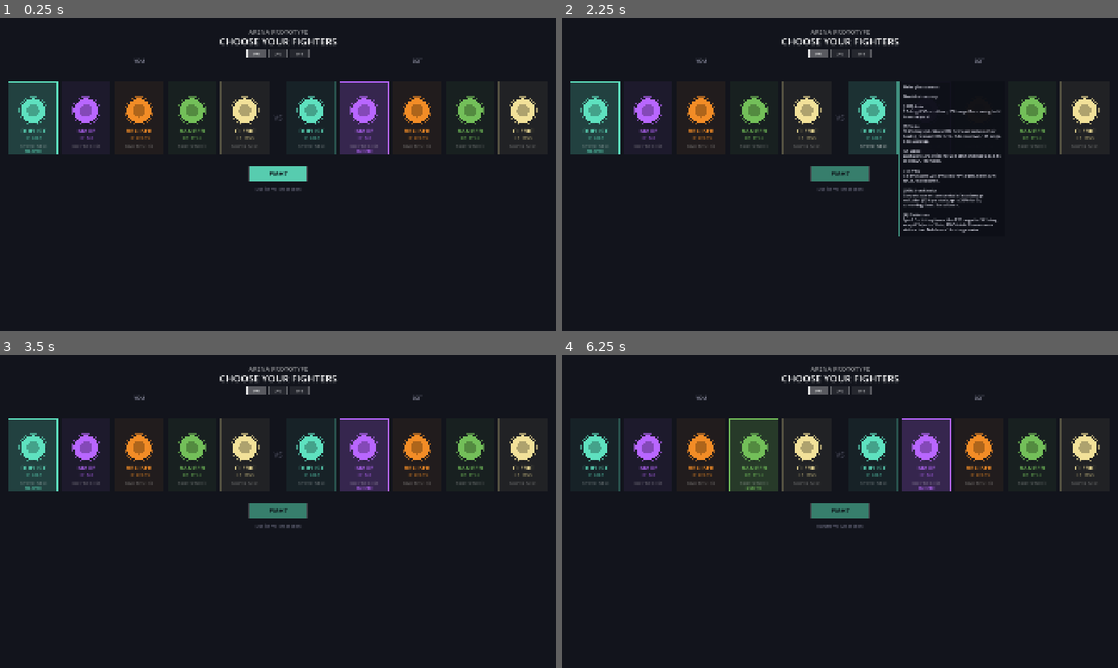
Above: before the commit, frames 1-4 (two rows, left to right).
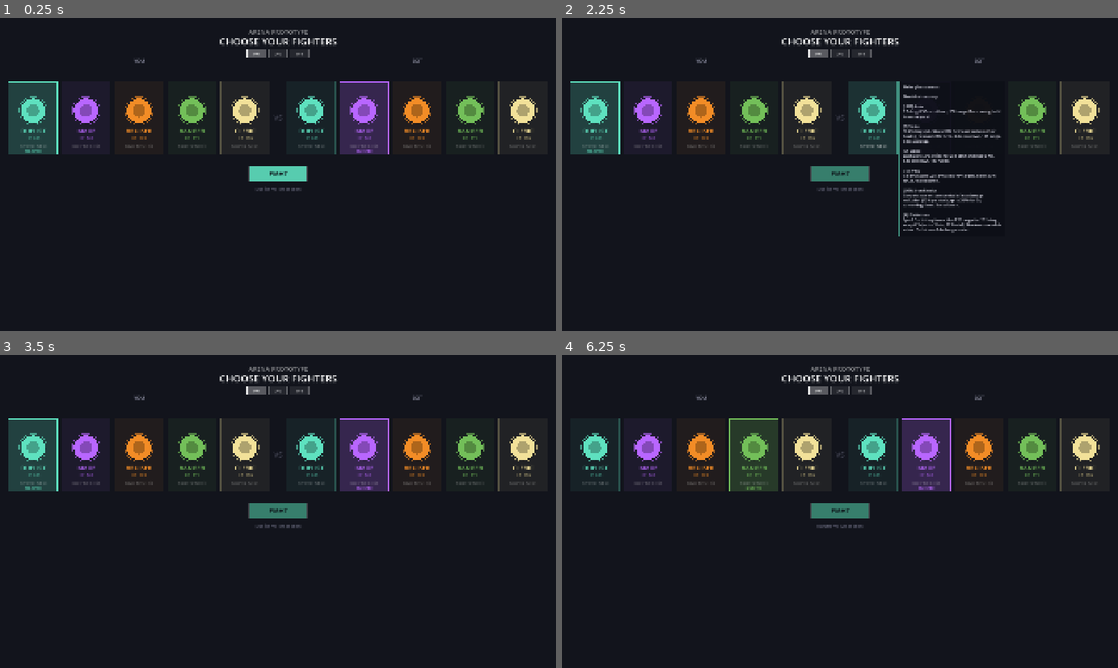
Above: after the commit, the same moments.

Repository: johnWard12/arena-game-godot
Game: Godot game, scene res://scenes/CharSelect.tscn
The game is run twice, just before and just after one commit, with the same random seed, the same clock (stepped at 60 frames per second) and the same inputs.
Inputs (mouse positions are in pixels of both pictures, inside the frame that each line leads up to):
- Up to frame 1 (0.25 s): no input
- Up to frame 2 (2.25 s): tap Enter at 0.5, 2 s; move the mouse to (962, 158) at 0.52 s; hold D 0.53-1.25 s; tap Backspace at 0.6 s; click (962, 158) at 0.67 s; tap Space at 0.77, 1.25 s; drag from (728, 190) to (812, 237) at 1.27 s; move the mouse to (895, 105) at 2.02 s; hold D from 2.03 s (still down); tap E at 2.1 s
- Up to frame 3 (3.5 s): tap Backspace at 2.3 s; release D at 2.75 s; tap Space at 2.75 s; drag from (250, 574) to (111, 464) at 2.77 s
- Up to frame 4 (6.25 s): tap Enter at 3.5 s; move the mouse to (1006, 558) at 3.52 s; hold A 3.53-4.25 s; tap F at 3.6 s; tap Space at 3.77, 4.25 s; tap Backspace at 3.8, 5.3 s; drag from (673, 464) to (756, 433) at 4.27 s; move the mouse to (867, 511) at 5.02 s; hold S 5.03-5.75 s; tap R at 5.1 s; click (867, 511) at 5.17 s; drag from (756, 433) to (728, 527) at 5.77 s

The runs differ from the first frame. In frame 1, 0.2% of the frame differs, in the area x 4-96%, y 37-39%; in frame 2, 0.4%, in the area x 4-96%, y 37-69%; in frame 3, 0.2%; in frame 4, 0.2%.

Commit message:
Duelist tuning (Lunge stun, Strike CD/heal-reduce, Bladestorm nerf) + HP rounding fix
Duelist: Lunge stun 0.5s -> 0.75s, Strike cooldown 1.8s -> 2.5s, Strike's
healing-reduction debuff 30% -> 25%, Bladestorm damage cut 15% from
current (20.1 -> 17.1), partially rolling back last round's broad +15%
pass specifically for the ultimate.

Root-cause fix for "killing blow doesn't show 0 health": deal_damage() and
heal() apply percentage multipliers (dmg_reduction, outgoing_dmg_mult,
heal_dampen_mult, healing_reduction_mult, bond splits) that almost always
produce a fractional result, and this session's earlier HP/healing scaling
introduced fractional base numbers on top of that (202.5 max HP, 12.65
damage, etc). Together, a "lethal" hit would often leave a tiny fractional
HP remainder instead of landing exactly on 0 — the target genuinely wasn't
dead yet, just very nearly so, and the health bar was correctly showing
that sliver. Fixed at the root: both deal_damage() and heal() now round
their final HP change to a whole number before applying it, and all 5
classes' max HP was rounded to a clean whole number (Duelist 203, Bruiser
223, Ranger/Cleric 176, Mage unchanged at 162). Verified headlessly that
HP now stays whole through repeated hits even with damage reduction active
(the exact scenario that used to fraction it), and a killing blow lands
exactly on 0.0.

Validated (30 matches/pairing, 1v1 + team comps, 750+ matches) — no
crashes. Duelist eased 85.0% -> 82.9% as expected from the Strike
cooldown/Bladestorm nerfs offsetting some of last round's damage gains,
though individual matchup lines were noisy at this sample size (Duelist
vs Bruiser and Bruiser vs Duelist — nominally the same matchup — landed at
46.7% and 20% respectively, illustrating how much variance exists at
n=30). Mage and Ranger were essentially unchanged (28.7%->28.3%,
0.8%->0.8%), confirming the HP-rounding fix is balance-neutral as
intended — it's a precision fix, not a numbers change.

Co-Authored-By: Claude Sonnet 5 <noreply@anthropic.com>

Diff:
--- a/godot_project/scripts/BruiserEntity.gd
+++ b/godot_project/scripts/BruiserEntity.gd
@@ -1,7 +1,7 @@
 extends "res://scripts/Entity.gd"
 class_name BruiserEntity
 
-const BRUISER_MAX_HP     = 222.75
+const BRUISER_MAX_HP     = 223.0
 const BRUISER_MAX_SPEED  = 370.0
 const BRUISER_ACCEL      = 2800.0
 const BRUISER_FRICTION   = 1400.0
--- a/godot_project/scripts/CharSelect.gd
+++ b/godot_project/scripts/CharSelect.gd
@@ -46,15 +46,15 @@
 		"label": "DUELIST",
 		"color": MELEE_COLOR,
 		"key":   "melee",
-		"hp":    "HP  202.5",
+		"hp":    "HP  203",
 		"lines": ["Melee glass cannon.", "Blood-lust on parry.", "", "Auto       LMB", "Strike     E", "Lunge      Q", "Throw      F", "Iron Resolve Shift", "Bladestorm R"],
 		"ability_descs": [
 			"7.5 dmg. 0.55s cooldown, 150 range. Basic swing, hold to auto-repeat.",
-			"17.25 dmg stab. Slows 30% for 2s and reduces their healing received 30% for 3s. 1.8s cooldown, 145 range, 0.09s wind-up.",
-			"Dash up to 270, strike for 29.3 dmg and stun 0.5s. 6.5s cooldown, 150 range.",
+			"17.25 dmg stab. Slows 30% for 2s and reduces their healing received 25% for 3s. 2.5s cooldown, 145 range, 0.09s wind-up.",
+			"Dash up to 270, strike for 29.3 dmg and stun 0.75s. 6.5s cooldown, 150 range.",
 			"9.5 dmg (up to 22.15 vs a low-HP target). Slows 30% for 2s. 4s cooldown.",
 			"Converts current combo stacks into damage reduction (10% per stack, up to 30%) for 3s, consuming them. 9s cooldown.",
-			"Spin 1.5s, hitting foes within 170 range for 20.1 dmg every 0.3s (up to 5 hits, 100.5 total). Slow-immune while active. Builds on a 14s charge meter.",
+			"Spin 1.5s, hitting foes within 170 range for 17.1 dmg every 0.3s (up to 5 hits, 85.5 total). Slow-immune while active. Builds on a 14s charge meter.",
 		]
 	},
 	{
@@ -76,7 +76,7 @@
 		"label": "BRUISER",
 		"color": BRUISER_COLOR,
 		"key":   "bruiser",
-		"hp":    "HP  222.75",
+		"hp":    "HP  223",
 		"lines": ["Tanky melee brawler.", "CC chains + survive.", "", "Smash      LMB", "Shatter    E", "Tremor     Q", "Warcry     F", "Unbreakable Shift", "Seismic Slam R"],
 		"ability_descs": [
 			"2.7 dmg. 0.7s cooldown, 167 range. Basic swing, hold to auto-repeat.",
@@ -91,7 +91,7 @@
 		"label": "RANGER",
 		"color": RANGER_COLOR,
 		"key":   "ranger",
-		"hp":    "HP  175.5",
+		"hp":    "HP  176",
 		"lines": ["Mobile skirmisher.", "Kite, snare, vanish.", "", "QuickShot  LMB", "Pierce     E", "Snare      Q", "Disengage  F", "Camouflage Shift", "Rain of Arrows R"],
 		"ability_descs": [
 			"7.5 dmg. 0.5s cooldown. Landing shots builds Momentum: +4% move speed per stack (up to 5), resets on a miss.",
@@ -106,7 +106,7 @@
 		"label": "CLERIC",
 		"color": CLERIC_COLOR,
 		"key":   "cleric",
-		"hp":    "HP  175.5",
+		"hp":    "HP  176",
 		"lines": ["Team support/healer.", "Protects & empowers allies.", "", "Smite      LMB", "Mending    E", "Consecrate Q", "Purify     F", "Guardian Ward Shift", "Guardian's Bond R"],
 		"ability_descs": [
 			"6 dmg holy bolt. 0.6s cooldown. Builds combo stacks (boosts your healing, not damage).",
--- a/godot_project/scripts/ClericEntity.gd
+++ b/godot_project/scripts/ClericEntity.gd
@@ -4,7 +4,7 @@
 # threat alone. Every ally-targeted ability falls back to self when no
 # ally is close enough (or in 1v1, ever), via get_lowest_hp_ally().
 
-const CLERIC_MAX_HP = 175.5
+const CLERIC_MAX_HP = 176.0
 
 # LMB — Smite: fast holy bolt poke, builds combo stacks on hit
 const SMITE_CD     = 0.6
--- a/godot_project/scripts/Entity.gd
+++ b/godot_project/scripts/Entity.gd
@@ -18,13 +18,13 @@
 
 const A1_CAST = 0.09
 const A1_RECOVERY = 0.13
-const A1_CD = 1.8
+const A1_CD = 2.5
 const A1_DMG = 17.25
 const A1_RANGE = 145.0
 const A1_SLOW_DUR = 2.0
 const A1_SLOW_PCT = 0.30
 const A1_HEAL_REDUCE_DUR = 3.0
-const A1_HEAL_REDUCE_PCT = 0.30
+const A1_HEAL_REDUCE_PCT = 0.25
 
 const A2_CAST = 0.14
 const A2_RECOVERY = 0.22
@@ -34,6 +34,7 @@
 const A2_RANGE = 150.0
 const A2_LUNGE_DIST = 270.0
 const A2_LUNGE_DUR = 0.13
+const A2_STUN_DUR = 0.75
 
 const ULT_CAST = 0.45
 const ULT_RECOVERY = 0.3
@@ -89,7 +90,7 @@
 # Bladestorm (Duelist R)
 const BLADESTORM_DUR          = 1.5
 const BLADESTORM_HIT_INTERVAL = 0.30
-const BLADESTORM_DMG          = 20.1
+const BLADESTORM_DMG          = 17.1
 const BLADESTORM_RANGE        = 170.0
 
 # Iron Resolve (Duelist Shift) — converts current combo stacks into a
@@ -125,8 +126,8 @@
 var lunge_speed := 0.0
 var lunge_reach := 0.0
 
-var hp := 202.5
-var max_hp := 202.5
+var hp := 203.0
+var max_hp := 203.0
 var alive := true
 
 var casting = null
@@ -938,6 +939,13 @@
 		var shared = amount * target.bond_split_pct
 		amount -= shared
 		shared *= (1.0 - partner.dmg_reduction)
+		# Rounded to a whole number right before it touches hp — percentage
+		# reductions (dmg_reduction, outgoing_dmg_mult, bond splits) almost
+		# always produce a fractional amount, which otherwise leaves HP
+		# sitting at an awkward fraction forever: an exactly-lethal hit would
+		# never quite show 0, since it'd land on some tiny fractional
+		# remainder instead of landing exactly on empty.
+		shared = round(shared)
 		partner.hp = max(0.0, partner.hp - shared)
 		partner.hit_flash_left = 0.25
 		FX.hit_spark(get_parent(), partner.global_position, partner.base_color)
@@ -945,6 +953,8 @@
 			partner.alive = false
 			FX.death_shatter(get_parent(), partner.global_position, partner.base_color)
 			partner.died.emit()
+	# Same rounding as the bond-split above, same reason.
+	amount = round(amount)
 	target.hp = max(0.0, target.hp - amount)
 	target.hit_flash_left = 0.25
 	FX.hit_spark(get_parent(), target.global_position, Color(0.4, 0.8, 1.0) if barrier_hit else target.base_color)
@@ -969,7 +979,12 @@
 func heal(target: Entity, amount: float) -> void:
 	if target == null or not is_instance_valid(target) or not target.alive:
 		return
-	target.hp = min(target.max_hp, target.hp + amount * target.heal_dampen_mult() * target.healing_reduction_mult())
+	# Rounded for the same reason deal_damage() rounds its final amount —
+	# heal_dampen_mult()/healing_reduction_mult() are both percentage
+	# multipliers, so without this HP would keep drifting onto fractional
+	# values via healing too, not just damage.
+	var final_amount = round(amount * target.heal_dampen_mult() * target.healing_reduction_mult())
+	target.hp = min(target.max_hp, target.hp + final_amount)
 	ult_active_time_left = ULT_ACTIVE_WINDOW
 
 # Anti-stall: once a match has run long, healing gradually loses
@@ -1049,7 +1064,7 @@
 		if deal_damage(opp, dmg):
 			landed = true
 			if opp.alive:
-				opp.apply_stun(0.5)
+				opp.apply_stun(A2_STUN_DUR)
 			add_combo_stack()
 	var recovery_time = A2_RECOVERY if landed else A2_MISS_RECOVERY
 	recovering = {"type": "a2", "time_left": recovery_time, "total": recovery_time}
--- a/godot_project/scripts/RangerEntity.gd
+++ b/godot_project/scripts/RangerEntity.gd
@@ -5,7 +5,7 @@
 # via the highest move speed in the roster, a snare that punishes
 # predictable pathing, a recoiling peel shot, and a stealth escape.
 
-const RANGER_MAX_HP    = 175.5
+const RANGER_MAX_HP    = 176.0
 # Trimmed slightly from 465 — still the fastest kit in the roster, just a
 # little less untouchable while also doing less damage (see below).
 const RANGER_MAX_SPEED = 445.0
